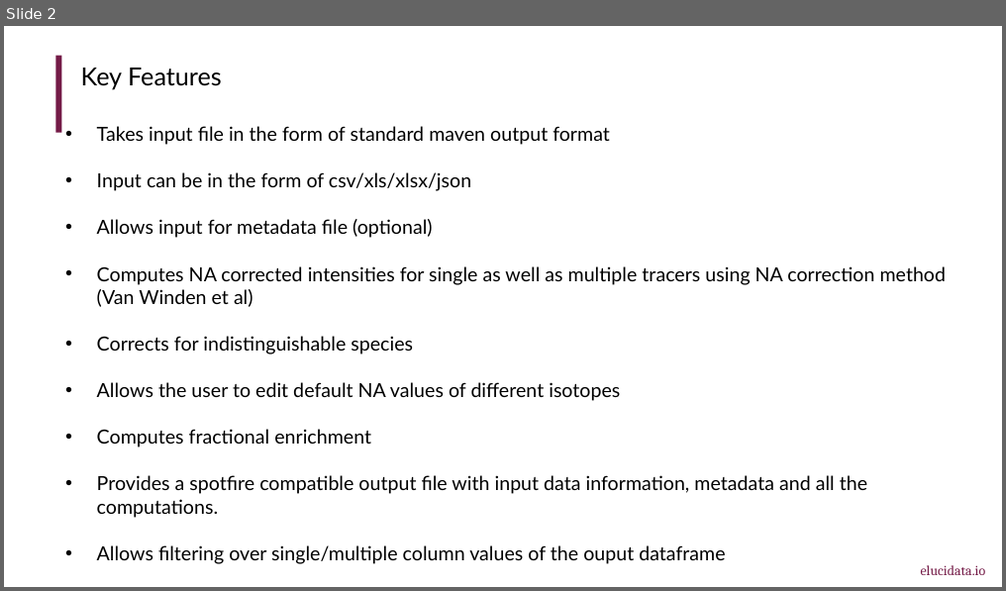
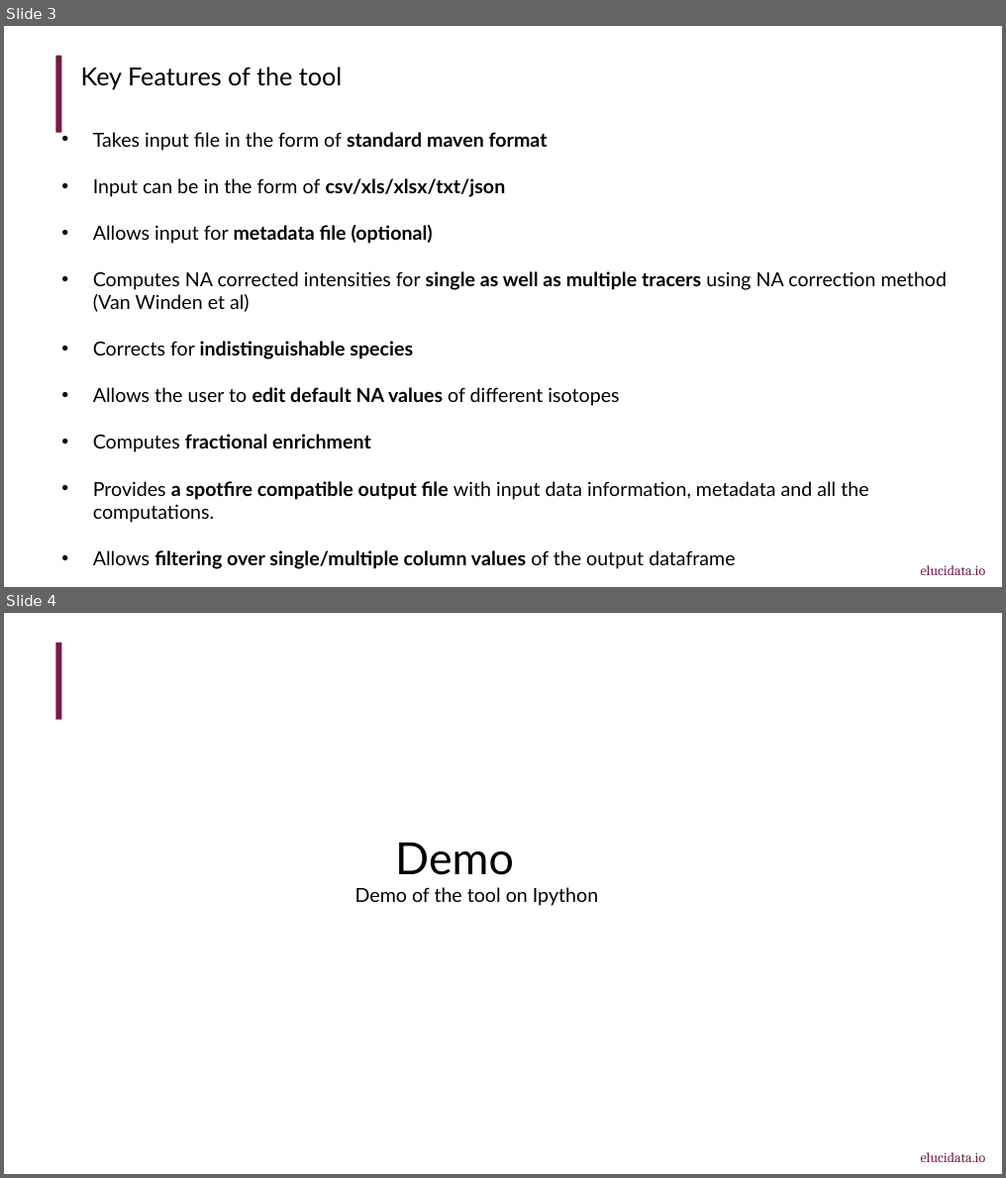
Before and after one commit to ElucidataInc/corna, a slide deck: 06092016_NACorrection_Update.pptx. Shown one above the other, each under a label of ours: slide 2 before the commit, slides 3 and 4 after it. The pictures are 1006x591 and 1006x1178 pixels, drawn with LibreOffice and Linux fonts; fonts in the diff are those of the drawing. Boxes give left, top, right and bottom in pixels: in the first picture for what was removed or moved away, otherwise in the second. Text is boxed around its words. In the diff, an @@ line names an element or a change of style, - is before the commit and + after.

```diff
--- a/06092016_NACorrection_Update.pptx
+++ b/06092016_NACorrection_Update.pptx
@@ slide 4 added at (4,613,1002,1174), background #FFFFFF @@
@@ rectangle added at (55,642,61,719), fill #741B47 @@
@@ text added at (355,843,598,906), 14 pt, text #000000 @@
+Demo
+Demo of the tool on Ipython
@@ text added at (921,1153,986,1162), 10 pt, text #741B47 @@
+elucidata.io
@@ what was slide 2 is now slide 3 @@
@@ slide 3 changed as well @@
@@ text at (81,67,343,90): text changed @@
-Key Features
+Key Features of the tool
@@ text at (93,132,548,197): text changed @@
-• Takes input file in the form of standard maven output format
-• Input can be in the form of csv/xls/xlsx/json
+• Takes input file in the form of standard maven format
+• Input can be in the form of csv/xls/xlsx/txt/json
@@ text at (93,225,947,523): bold on in "metadata file (optional)", "single as well as multiple tracers", "indistinguishable species", "edit default NA values" and 2 more places @@
@@ text at (93,551,735,570): text changed; bold on @@
-• Allows filtering over single/multiple column values of the ouput dataframe
+• Allows filtering over single/multiple column values of the output dataframe
```
Also in this commit, not shown: 2 other slides changed, 1 other slide added, 1 slide removed, 4 other files.
